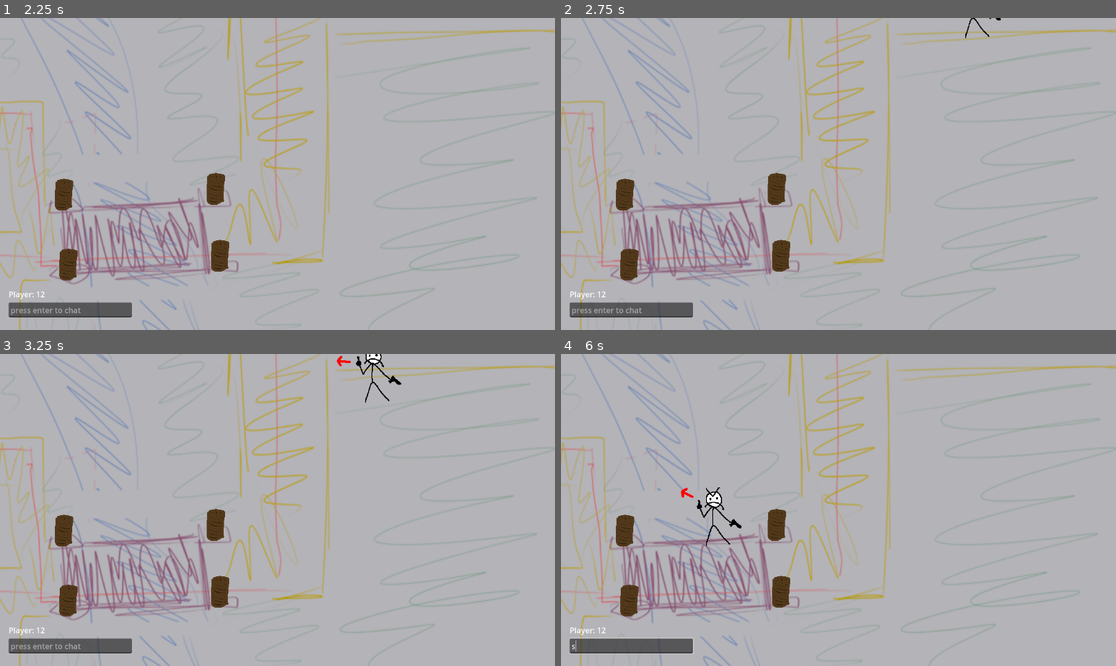
Above: before the commit, frames 1-4 (two rows, left to right).
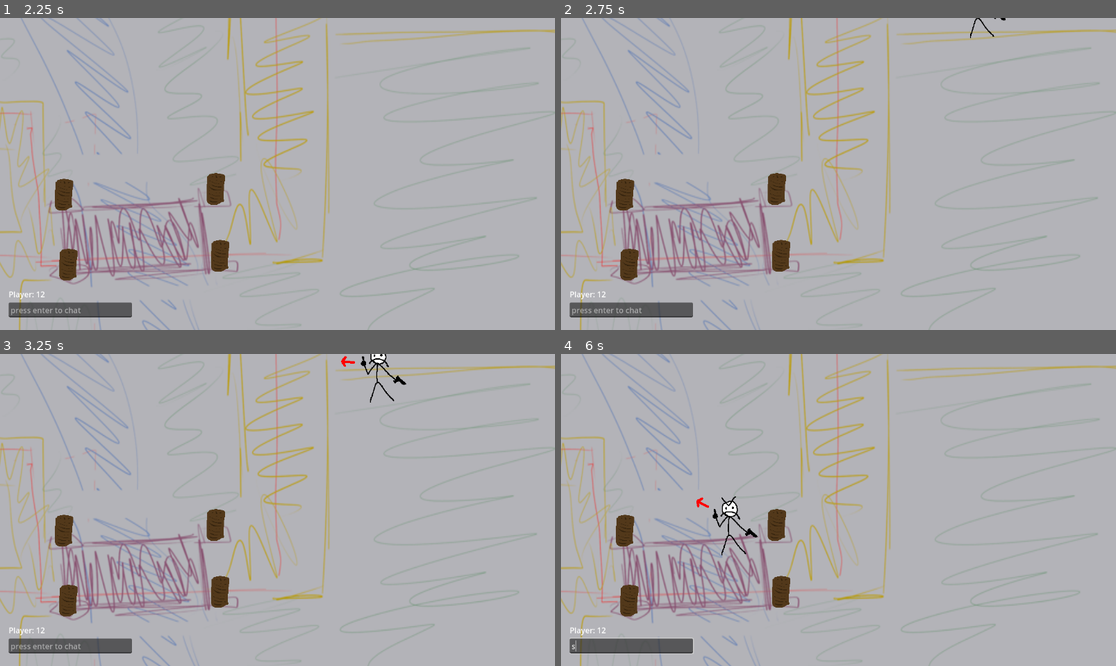
Above: after the commit, the same moments.

Repository: ndvrxd/cultism
Game: Godot game, scene res://scenes/world.tscn
The game is run twice, just before and just after one commit, with the same random seed, the same clock (stepped at 60 frames per second) and the same inputs. This scene is started directly instead of the project's main scene.
Inputs (mouse positions are in pixels of both pictures, inside the frame that each line leads up to):
- Up to frame 1 (2.25 s): click (72, 311) at 0.52 s; type "12" at 0.6 s; tap Enter (Chat) at 1.25 s; move the mouse to (399, 158) at 1.27 s; hold D (right) 1.28-2.03 s; click (399, 158) at 1.35 s; tap Space at 2 s; move the mouse to (166, 189) at 2.02 s; hold S (down) from 2.03 s (still down); tap K (CameraTiltDown) at 2.1 s
- Up to frame 2 (2.75 s): keep holding S (down); click (727, 189) at 2.3 s
- Up to frame 3 (3.25 s): move the mouse to (333, 441) at 2.77 s; release S (down) at 2.78 s; hold D (right) from 2.78 s (still down); tap Mouse wheel down (CameraTiltDownImpulse) at 2.85 s; click (333, 441) at 3.05 s
- Up to frame 4 (6 s): move the mouse to (810, 572) at 3.52 s; release D (right) at 3.53 s; hold W (up) 3.53-4.28 s; tap one key every 0.75 s from 3.6 s: I (CameraTiltUp) Mouse wheel up (CameraTiltUpImpulse) Enter (Chat) Down (LookDown); click (810, 572) at 3.8 s; move the mouse to (1005, 556) at 4.27 s; hold A (left) 4.28-5.78 s; click (1005, 556) at 4.55 s; move the mouse to (672, 463) at 5.02 s; click (672, 463) at 5.3 s; move the mouse to (866, 510) at 5.77 s; hold S (down) from 5.78 s (still down)

Frame 1 is identical in both runs. In frame 2, 0.1% of the frame differs, in the area x 72-81%, y 0-7%; in frame 3, 0.4%; in frame 4, 0.6%, in the area x 21-36%, y 42-65%.

Commit message:
bnuy hold down attack button (not net tested)

Diff:
--- a/cult-game-version-0.1/objects/Bnuy.tscn
+++ b/cult-game-version-0.1/objects/Bnuy.tscn
@@ -48,7 +48,6 @@
 scale = Vector2(0.765, 0.765)
 texture = ExtResource("2_nbsft")
 offset = Vector2(0, -91)
-flip_h = true
 
 [node name="shoulder" type="Node2D" parent="."]
 position = Vector2(0, -79)
--- a/cult-game-version-0.1/objects/enemy.tscn
+++ b/cult-game-version-0.1/objects/enemy.tscn
@@ -5,8 +5,8 @@
 [ext_resource type="Texture2D" uid="uid://clqo76f6tebyl" path="res://art/arrow.png" id="2_xaobe"]
 
 [sub_resource type="CapsuleShape2D" id="CapsuleShape2D_g8jma"]
-radius = 18.0
-height = 40.0122
+radius = 24.0
+height = 54.0
 
 [node name="enemy" type="CharacterBody2D"]
 y_sort_enabled = true
@@ -24,7 +24,7 @@
 healthBarColor = Color(1, 0.26, 0.26, 1)
 
 [node name="shoulder" type="Node2D" parent="."]
-position = Vector2(-10, -79)
+position = Vector2(-1, -78)
 
 [node name="Sprite2D" type="Sprite2D" parent="shoulder"]
 modulate = Color(1, 0, 0, 1)
@@ -38,12 +38,12 @@
 
 [node name="sprite" type="Sprite2D" parent="upright_anchor"]
 texture_filter = 1
+position = Vector2(10, -3.8147e-06)
 scale = Vector2(0.69, 0.69)
 texture = ExtResource("2_xabwo")
 offset = Vector2(0, -89.58)
 
 [node name="CollisionShape2D" type="CollisionShape2D" parent="."]
-position = Vector2(-0.999999, -15)
-rotation = -1.56429
+position = Vector2(4.76837e-07, -47)
 shape = SubResource("CapsuleShape2D_g8jma")
 debug_color = Color(0.772432, 0.263693, 0.879854, 0.42)
--- a/cult-game-version-0.1/scripts/bnuy.gd
+++ b/cult-game-version-0.1/scripts/bnuy.gd
@@ -7,6 +7,7 @@
 var swingTimer = 0;
 @export var swingDelay = 0.65;
 @export var maxHits = 3;
+var holdingPrimary:bool = false
 
 var swordHitFx:PackedScene = preload("res://objects/vfx/sword_hit.tscn")
 
@@ -20,14 +21,13 @@
 	super._process(delta)
 	if swingTimer > 0: swingTimer -= delta
 
-@rpc("any_peer", "call_local", "reliable")
-func primaryFire(target:Vector2) -> void:
-	super.primaryFire(target)
-	if swingTimer <= 0:
+func _physics_process(delta: float) -> void:
+	if swingTimer <= 0 and holdingPrimary:
 		$shoulder/swordwoosh.restart()
 		$shoulder/swordwoosh.scale.y = -$shoulder/swordwoosh.scale.y
 		swingTimer = swingDelay
-		if multiplayer.get_remote_sender_id() != multiplayer.get_unique_id(): return
+		#if multiplayer.get_remote_sender_id() != multiplayer.get_unique_id(): return
+		if !get_node("PlayerControls"): return
 	# everything beyond this point happens clientside
 		var ents = shapeCastFromShoulder(lookDirection*swordRange, swordShape)
 		var hits = 0
@@ -38,6 +38,16 @@
 			if hits >= maxHits:
 				break
 
+@rpc("any_peer", "call_local", "reliable")
+func primaryFire(target:Vector2) -> void:
+	super.primaryFire(target)
+	holdingPrimary = true;
+
+@rpc("any_peer", "call_local", "reliable")
+func primaryFireReleased(target:Vector2) -> void:
+	super.primaryFire(target)
+	holdingPrimary = false;
+
 func onHit(pos:Vector2, normal:Vector2):
 	var temp = swordHitFx.instantiate()
 	temp.emitting = true
--- a/cult-game-version-0.1/scripts/generic/Entity.gd
+++ b/cult-game-version-0.1/scripts/generic/Entity.gd
@@ -188,7 +188,7 @@
 		# from the very beginning of the game, or dropping in midway through.
 		# no healthbar needs to be shown for this
 		healthBarTimer = 0
-		dn.queue_free()
+		#dn.queue_free()
 	if health <= 0:
 		health = 0
 		die(inflictor_path) # needs to be called on the clientside, since we're already in an RPC
